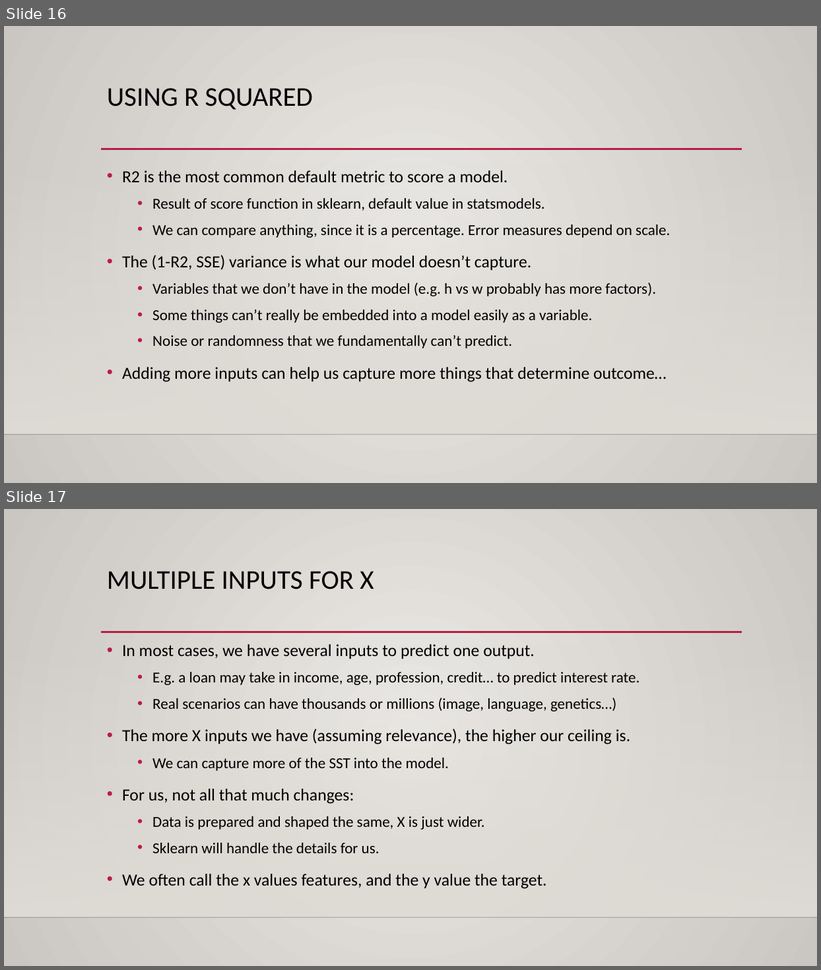
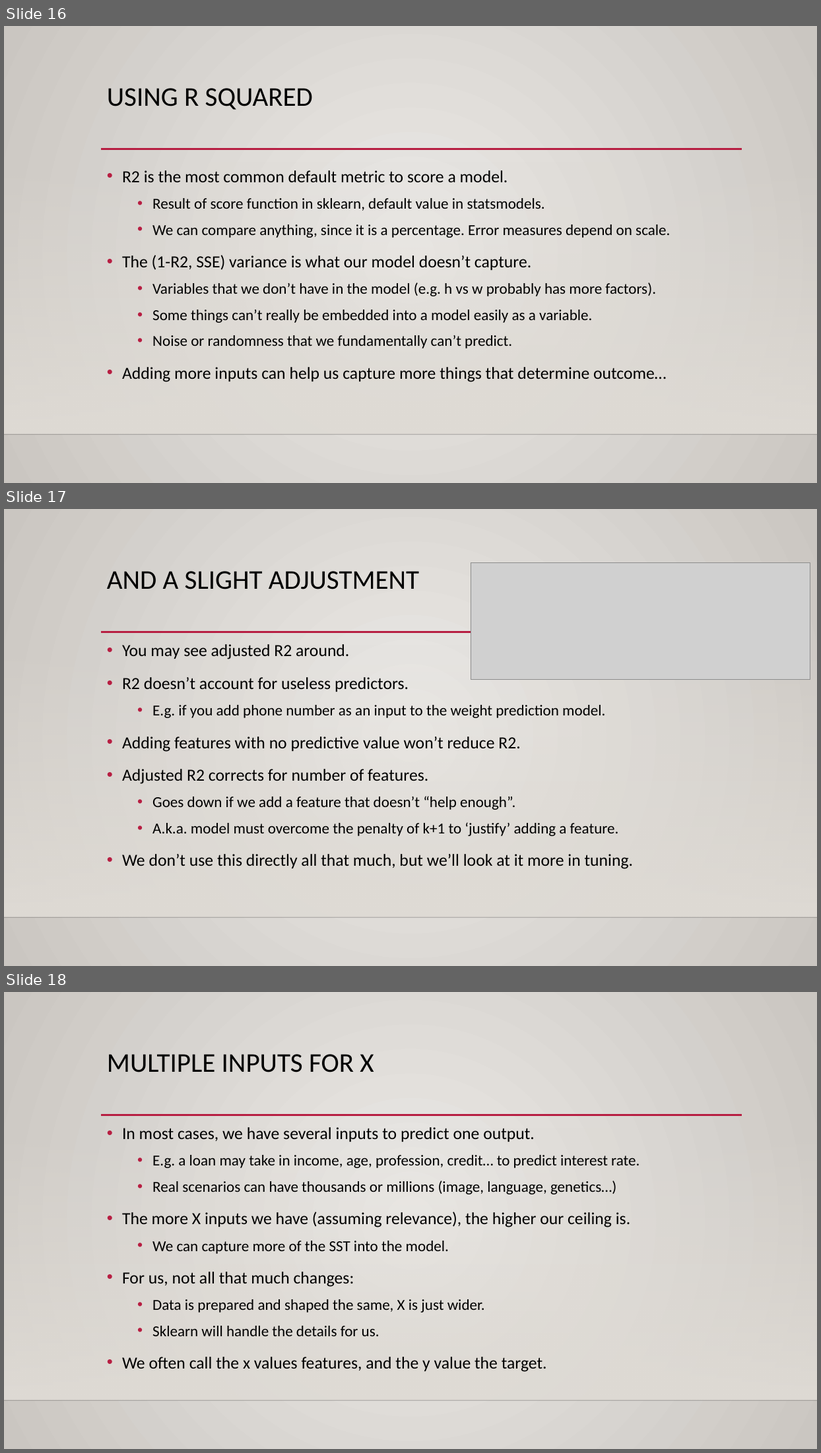
Before and after one commit to AkeemSemperDataScience/Basic_Stats_in_Python_Student_Repository, a slide deck: reference_material/slides/021_r_squared.pptx. Shown one above the other, each under a label of ours: slides 16 and 17 before the commit, slides 16, 17 and 18 after it. The pictures are 821x970 and 821x1453 pixels, drawn with LibreOffice and Linux fonts; fonts in the diff are those of the drawing; grey boxes stand for pictures; background and template pictures are left out. Boxes give left, top, right and bottom in pixels: in the first picture for what was removed or moved away, otherwise in the second. Text is boxed around its words. In the diff, an @@ line names an element or a change of style, - is before the commit and + after.

```diff
--- a/reference_material/slides/021_r_squared.pptx
+++ b/reference_material/slides/021_r_squared.pptx
@@ slide 17 added at box(4, 509, 817, 966), background gradient #ECEAE7 to #CAC7C1; not listed: 3 template elements that a slide beside it also shows @@
@@ picture added at box(471, 562, 811, 680) @@
@@ title added at box(107, 571, 419, 590), 32 pt, text #000000 @@
+AND A SLIGHT ADJUSTMENT
@@ text added at box(122, 644, 634, 869), 20 pt, text #000000 @@
+• You may see adjusted R2 around.
+• R2 doesn’t account for useless predictors.
+  • E.g. if you add phone number as an input to the weight prediction model.
+• Adding features with no predictive value won’t reduce R2.
+• Adjusted R2 corrects for number of features.
+  • Goes down if we add a feature that doesn’t “help enough”.
+  • A.k.a. model must overcome the penalty of k+1 to ‘justify’ adding a feature.
+• We don’t use this directly all that much, but we’ll look at it more in tuning.
@@ what was slide 17 is now slide 18 @@
```
Also in this commit, not shown: 1 slide changed, 1 other slide added, 2 other files.
